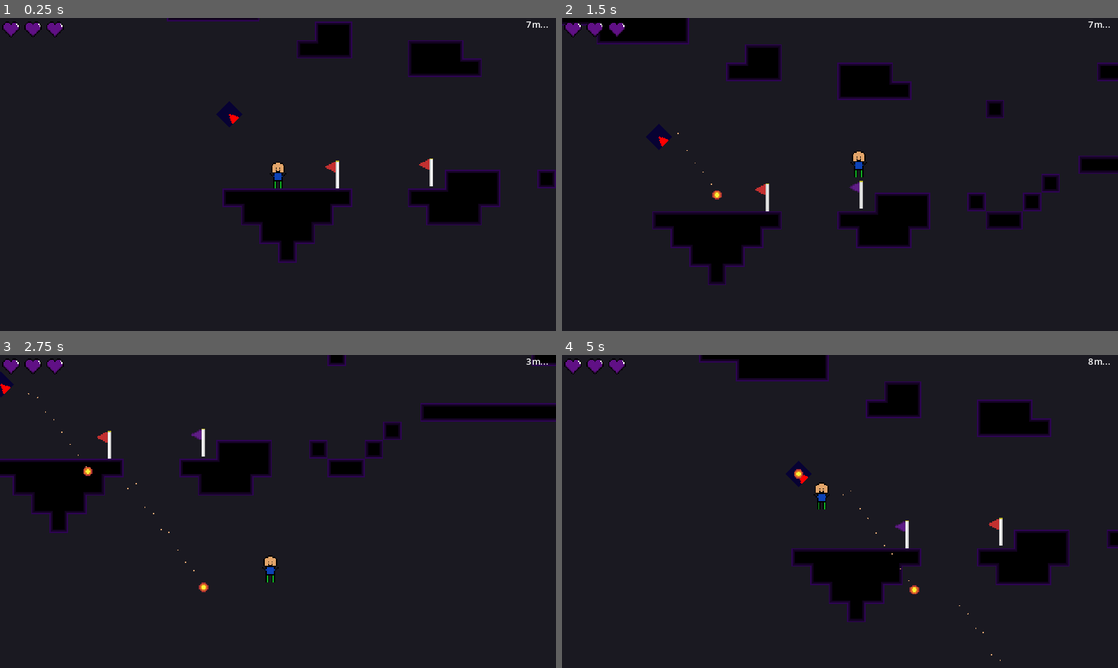
Above: before the commit, frames 1-4 (two rows, left to right).
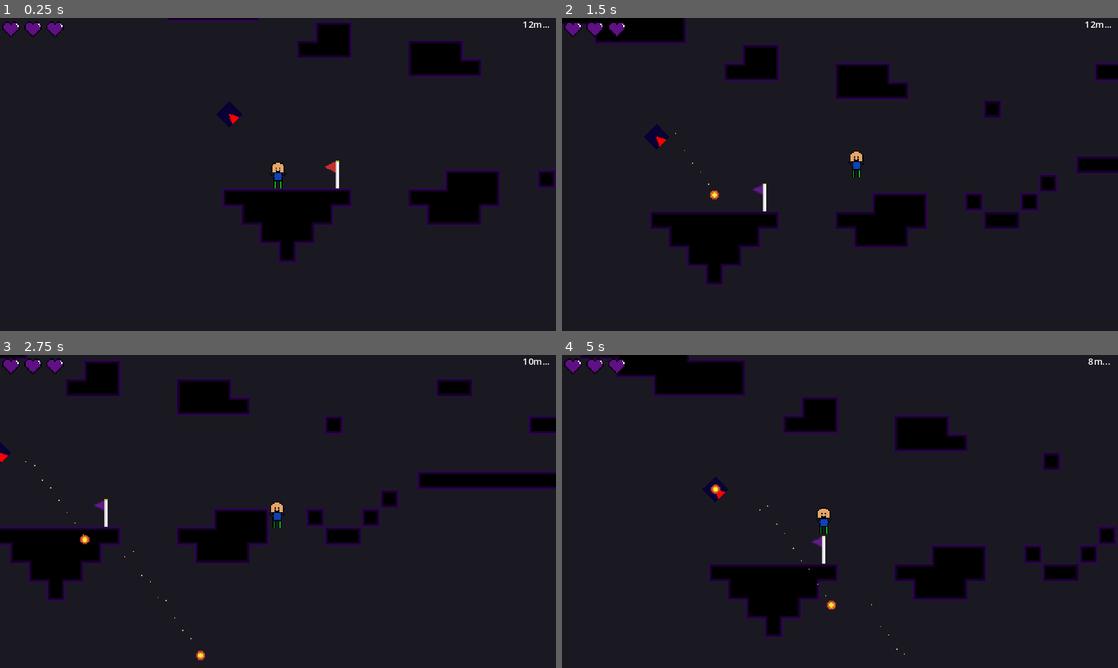
Above: after the commit, the same moments.

Repository: StormLight14/void-ascender
Game: Godot game, scene res://level/level.tscn
The game is run twice, just before and just after one commit, with the same random seed, the same clock (stepped at 60 frames per second) and the same inputs.
Inputs:
- Up to frame 1 (0.25 s): no input
- Up to frame 2 (1.5 s): tap Enter at 0.5 s; hold Shift (climb, bound only after the commit) 0.53-1.28 s; hold D (right) from 0.53 s (still down); tap Space (jump) at 0.77, 0.8, 1.07, 1.35 s
- Up to frame 3 (2.75 s): tap Space (jump) at 1.52, 1.82, 2.3 s; tap Shift (climb, bound only after the commit) at 1.55 s; release D (right) at 2.03 s; hold A (left) from 2.03 s (still down); hold Shift (climb, bound only after the commit) from 2.03 s (still down)
- Up to frame 4 (5 s): release A (left) at 2.78 s; release Shift (climb, bound only after the commit) at 2.78 s; hold D (right) 2.78-4.28 s; tap Shift (climb, bound only after the commit) at 2.85, 4.35 s; tap Space (jump) at 3.02, 3.32, 4.52, 4.82 s; hold Space (jump) 3.53-4.28 s; hold A (left) from 4.28 s (still down)

The runs differ from the first frame. In frame 1, 0.1% of the frame differs, in the area x 75-99%, y 1-54%; in frame 2, 2.1%; in frame 3, 16%; in frame 4, 17%, in the area x 3-100%, y 0-98%.

Commit message:
add spikes; base for climbing system

Diff:
--- /dev/null
+++ b/assets/themes/main_theme.tres
@@ -0,0 +1,3 @@
+[gd_resource type="Theme" format=3 uid="uid://cmdts4siji57p"]
+
+[resource]
--- /dev/null
+++ b/hazards/spike/spike.tscn
@@ -0,0 +1,19 @@
+[gd_scene load_steps=4 format=3 uid="uid://cfm5f8uuud0il"]
+
+[ext_resource type="PackedScene" uid="uid://dp45evj1ucagl" path="res://hazards/hazard.tscn" id="1_amff7"]
+[ext_resource type="Texture2D" uid="uid://dqwwfxklwufd3" path="res://assets/hazards/spike.png" id="2_7fnnm"]
+
+[sub_resource type="RectangleShape2D" id="RectangleShape2D_v4ltl"]
+size = Vector2(12, 16)
+
+[node name="Spike" type="Area2D"]
+collision_layer = 2
+collision_mask = 16
+
+[node name="Hazard" parent="." instance=ExtResource("1_amff7")]
+
+[node name="Sprite2D" type="Sprite2D" parent="."]
+texture = ExtResource("2_7fnnm")
+
+[node name="CollisionShape2D" type="CollisionShape2D" parent="."]
+shape = SubResource("RectangleShape2D_v4ltl")
--- a/hazards/void/void.gd
+++ b/hazards/void/void.gd
@@ -2,8 +2,9 @@
 
 @export var width = 10000
 @export var height = 600
-@export var h_effect_distance = 35
-@export var v_effect_distance = 35
+@export var spawn_distance_from_player = 300
+@export var h_effect_distance = 50
+@export var v_effect_distance = 50
 
 var rng = RandomNumberGenerator.new()
 var effect_velocities = [-1, 1]
@@ -13,7 +14,6 @@
 var count = 0
 
 func _ready():
-	reset_position = global_position
 	for row in range(width / h_effect_distance):
 		for col in range(height / v_effect_distance):
 			var void_effect = preload("res://hazards/void/void_effect.tscn").instantiate()
@@ -39,5 +39,9 @@
 			effect.velocity.x *= -1
 			effect.global_position.x = global_position.x + width
 
+func set_reset_position(checkpoint_pos):
+	reset_position.y = checkpoint_pos.y
+	reset_position.y += spawn_distance_from_player
+
 func on_player_killed():
 	global_position = reset_position
--- a/hazards/void/void.tscn
+++ b/hazards/void/void.tscn
@@ -4,8 +4,9 @@
 [ext_resource type="Texture2D" uid="uid://ofv0s5tiw7j3" path="res://assets/hazards/void.png" id="2_xj3mj"]
 [ext_resource type="PackedScene" uid="uid://dp45evj1ucagl" path="res://hazards/hazard.tscn" id="3_ipxw7"]
 
-[sub_resource type="RectangleShape2D" id="RectangleShape2D_io6nl"]
-size = Vector2(10004, 598)
+[sub_resource type="SegmentShape2D" id="SegmentShape2D_c3043"]
+a = Vector2(4995.83, 40.8538)
+b = Vector2(-5003.85, -38.9177)
 
 [node name="Void" type="Area2D"]
 collision_layer = 2
@@ -13,12 +14,12 @@
 script = ExtResource("1_oh147")
 
 [node name="Sprite2D" type="Sprite2D" parent="."]
+position = Vector2(-4, 300)
 texture = ExtResource("2_xj3mj")
-centered = false
-
-[node name="CollisionShape2D" type="CollisionShape2D" parent="."]
-position = Vector2(5003, 300)
-shape = SubResource("RectangleShape2D_io6nl")
 
 [node name="Hazard" parent="." instance=ExtResource("3_ipxw7")]
 hazard_type = "void"
+
+[node name="CollisionShape2D" type="CollisionShape2D" parent="."]
+rotation = -0.00797723
+shape = SubResource("SegmentShape2D_c3043")
--- a/level/level.gd
+++ b/level/level.gd
@@ -9,6 +9,7 @@
 func _ready():
 	player_spawn = player.global_position
 	player.killed.connect(player_killed)
+	the_void.set_reset_position(player.global_position)
 
 	for fireball_spawner in get_tree().get_nodes_in_group("FireballSpawner"):
 		fireball_spawner.spawn_fireball.connect(spawn_fireball)
@@ -25,7 +26,11 @@
 
 func player_killed():
 	the_void.on_player_killed()
+	void_follow_player()
 	player.global_position = player_spawn
+
+func void_follow_player():
+	the_void.global_position.x = player.global_position.x - the_void.width / 2.0
 
 func spawn_fireball(direction, speed, spawn_position):
 	var fireball = preload("res://hazards/fireball/fireball.tscn").instantiate()
@@ -38,4 +43,6 @@
 	for checkpoint_node in get_tree().get_nodes_in_group("Checkpoint"):
 		checkpoint_node.reset()
 	checkpoint.capture()
+	player_spawn = checkpoint.global_position
+	the_void.set_reset_position(checkpoint.global_position)
 	print("captured")
--- a/level/level.tscn
+++ b/level/level.tscn
@@ -548,7 +548,7 @@
 position = Vector2(49, 4)
 
 [node name="Checkpoint2" parent="Checkpoints" instance=ExtResource("8_v02cl")]
-position = Vector2(130, 2)
+position = Vector2(-232, -220)
 
 [node name="Player" parent="." instance=ExtResource("1_5n6er")]
 unique_name_in_owner = true
@@ -559,11 +559,11 @@
 [node name="TileMap" type="TileMap" parent="."]
 tile_set = SubResource("TileSet_8e0sw")
 format = 2
-layer_0/tile_data = PackedInt32Array(131070, 393216, 6, 1310 …(1674 unchanged characters)… , -458730, 262144, 4, -458731, 131072, 4)
+layer_0/tile_data = PackedInt32Array(131070, 393216, 6, 1310 …(1674 unchanged characters)… , -458730, 262144, 4, -458731, 131072, 4, -983052, 0, 1, -1048588, 0, 1, -1048587, 131072, 1, -983051, 131072, 1, -1114124, 0, 0, -1114123, 131072, 0, -917515, 131072, 2, -917516, 0, 2)
 
 [node name="Void" parent="." instance=ExtResource("4_581ep")]
 unique_name_in_owner = true
-position = Vector2(-5093, 282)
+position = Vector2(10, 453)
 
 [node name="GameUI" parent="." instance=ExtResource("7_00mnn")]
 unique_name_in_owner = true
--- a/player/player.gd
+++ b/player/player.gd
@@ -1,10 +1,21 @@
 extends CharacterBody2D
+
+enum {
+	IDLE,
+	RUNNING,
+	CLIMBING,
+}
 
 const MAX_SPEED = 150.0
 const ACCELERATION = 850.0
 const JUMP_VELOCITY = -275.0
+const STAMINA = 1500 # 1ms of holding takes 1 stamina; 1 ms of climbing takes 2
 
 var gravity = ProjectSettings.get_setting("physics/2d/default_gravity")
+var state = IDLE
+
+@onready var climb_checker_left = %ClimbCheckerLeft
+@onready var climb_checker_right = $ClimbCheckerRight
 
 @export var player_hearts = 3
 @onready var hearts = %Hearts
@@ -15,19 +26,52 @@
 	update_hearts()
 
 func _physics_process(delta):
-	handle_jump()
+	match state:
+		IDLE:
+			state_idle(delta)
+		RUNNING:
+			state_running(delta)
+		CLIMBING:
+			state_climbing()
+
 	handle_gravity(delta)
+	handle_climbing()
 
-	var direction = Input.get_axis("left", "right")
-	if direction:
-		velocity.x = move_toward(velocity.x, MAX_SPEED * direction, ACCELERATION * delta)
-	else:
-		velocity.x = move_toward(velocity.x, 0, ACCELERATION * delta)
 
 	move_and_slide()
 
+func state_idle(delta):
+	handle_movement(delta)
+	handle_jump()
+
+func state_running(delta):
+	handle_movement(delta)
+	handle_jump()
+
+func state_climbing():
+	handle_climbing()
+
+func handle_climbing():
+	var left_has_wall = climb_checker_left.is_colliding()
+	var right_has_wall = climb_checker_right.is_colliding()
+
+	if Input.is_action_pressed("climb") and (left_has_wall or right_has_wall) and not is_on_floor():
+		if state == CLIMBING:
+			velocity.y = 0.1
+		else:
+			state = CLIMBING
+			velocity.y = 0
+	else:
+		state = IDLE
+
 func handle_movement(delta):
-	pass
+	var direction = Input.get_axis("left", "right")
+	if direction and state != CLIMBING:
+		state = RUNNING
+		velocity.x = move_toward(velocity.x, MAX_SPEED * direction, ACCELERATION * delta)
+	else:
+		state = IDLE
+		velocity.x = move_toward(velocity.x, 0, ACCELERATION * delta)
 
 func handle_jump():
 	if Input.is_action_pressed("jump") and is_on_floor():
--- a/player/player.tscn
+++ b/player/player.tscn
@@ -31,14 +31,16 @@
 texture = ExtResource("2_gh0m4")
 
 [node name="CollisionShape2D" type="CollisionShape2D" parent="."]
+visible = false
 shape = SubResource("RectangleShape2D_7jg2n")
 
 [node name="Camera2D" type="Camera2D" parent="."]
 process_callback = 0
 position_smoothing_enabled = true
-position_smoothing_speed = 8.0
+position_smoothing_speed = 9.0
 
 [node name="Hurtbox" type="Area2D" parent="."]
+visible = false
 collision_layer = 16
 collision_mask = 2
 
@@ -47,4 +49,11 @@
 shape = SubResource("RectangleShape2D_etlai")
 debug_color = Color(0.937255, 0.0705882, 0.592157, 0.419608)
 
+[node name="ClimbCheckerLeft" type="RayCast2D" parent="."]
+unique_name_in_owner = true
+target_position = Vector2(-10, 0)
+
+[node name="ClimbCheckerRight" type="RayCast2D" parent="."]
+target_position = Vector2(10, 0)
+
 [connection signal="area_entered" from="Hurtbox" to="." method="_on_hurtbox_area_entered"]
--- a/project.godot
+++ b/project.godot
@@ -47,6 +47,13 @@
 , Object(InputEventJoypadButton,"resource_local_to_scene":false,"resource_name":"","device":-1,"button_index":0,"pressure":0.0,"pressed":true,"script":null)
 ]
 }
+climb={
+"deadzone": 0.5,
+"events": [Object(InputEventKey,"resource_local_to_scene":false,"resource_name":"","device":-1,"window_id":0,"alt_pressed":false,"shift_pressed":false,"ctrl_pressed":false,"meta_pressed":false,"pressed":false,"keycode":0,"physical_keycode":4194325,"key_label":0,"unicode":0,"echo":false,"script":null)
+, Object(InputEventJoypadMotion,"resource_local_to_scene":false,"resource_name":"","device":-1,"axis":5,"axis_value":1.0,"script":null)
+, Object(InputEventJoypadMotion,"resource_local_to_scene":false,"resource_name":"","device":-1,"axis":4,"axis_value":1.0,"script":null)
+]
+}
 
 [layer_names]
 
--- /dev/null
+++ b/ui/menu/menu_ui.gd
@@ -0,0 +1,14 @@
+extends Control
+
+func _on_new_game_pressed():
+	get_tree().change_scene_to_file("res://level/level.tscn")
+
+func _on_continue_pressed():
+	pass # Replace with function body.
+
+
+func _on_settings_pressed():
+	pass # Replace with function body.
+
+func _on_quit_pressed():
+	get_tree().quit()
--- /dev/null
+++ b/ui/menu/menu_ui.tscn
@@ -0,0 +1,47 @@
+[gd_scene load_steps=3 format=3 uid="uid://dmkwehyfyugil"]
+
+[ext_resource type="Script" path="res://ui/menu/menu_ui.gd" id="1_q5sw5"]
+[ext_resource type="Theme" uid="uid://cmdts4siji57p" path="res://assets/themes/main_theme.tres" id="2_bl1fl"]
+
+[node name="MenuUI" type="Control"]
+layout_mode = 3
+anchors_preset = 15
+anchor_right = 1.0
+anchor_bottom = 1.0
+grow_horizontal = 2
+grow_vertical = 2
+script = ExtResource("1_q5sw5")
+
+[node name="CenterContainer" type="CenterContainer" parent="."]
+layout_mode = 1
+anchors_preset = 15
+anchor_right = 1.0
+anchor_bottom = 1.0
+grow_horizontal = 2
+grow_vertical = 2
+
+[node name="VBoxContainer" type="VBoxContainer" parent="CenterContainer"]
+layout_mode = 2
+
+[node name="Continue" type="Button" parent="CenterContainer/VBoxContainer"]
+layout_mode = 2
+disabled = true
+text = "Continue"
+
+[node name="NewGame" type="Button" parent="CenterContainer/VBoxContainer"]
+layout_mode = 2
+text = "New Game"
+
+[node name="Settings" type="Button" parent="CenterContainer/VBoxContainer"]
+layout_mode = 2
+text = "Settings"
+
+[node name="Quit" type="Button" parent="CenterContainer/VBoxContainer"]
+layout_mode = 2
+theme = ExtResource("2_bl1fl")
+text = "Quit"
+
+[connection signal="pressed" from="CenterContainer/VBoxContainer/Continue" to="." method="_on_continue_pressed"]
+[connection signal="pressed" from="CenterContainer/VBoxContainer/NewGame" to="." method="_on_new_game_pressed"]
+[connection signal="pressed" from="CenterContainer/VBoxContainer/Settings" to="." method="_on_settings_pressed"]
+[connection signal="pressed" from="CenterContainer/VBoxContainer/Quit" to="." method="_on_quit_pressed"]
--- a/ui/menu_ui.tscn
+++ /dev/null
@@ -1,17 +0,0 @@
-[gd_scene format=3 uid="uid://dmkwehyfyugil"]
-
-[node name="MenuUI" type="Control"]
-layout_mode = 3
-anchors_preset = 15
-anchor_right = 1.0
-anchor_bottom = 1.0
-grow_horizontal = 2
-grow_vertical = 2
-
-[node name="VBoxContainer" type="VBoxContainer" parent="."]
-layout_mode = 1
-anchors_preset = 15
-anchor_right = 1.0
-anchor_bottom = 1.0
-grow_horizontal = 2
-grow_vertical = 2
Binary file added: assets/hazards/spike.png
Not shown, added: assets/hazards/spike.png.import
